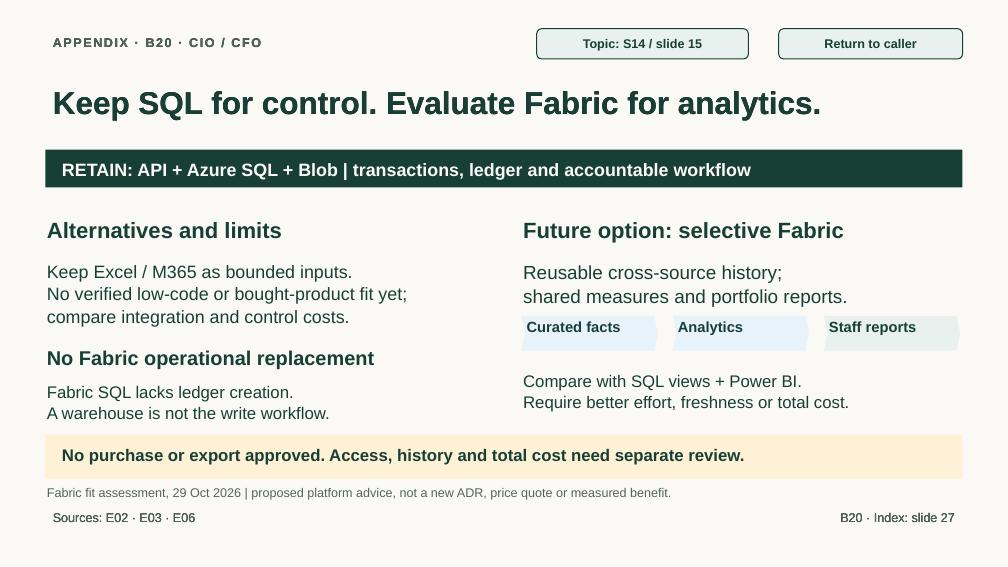
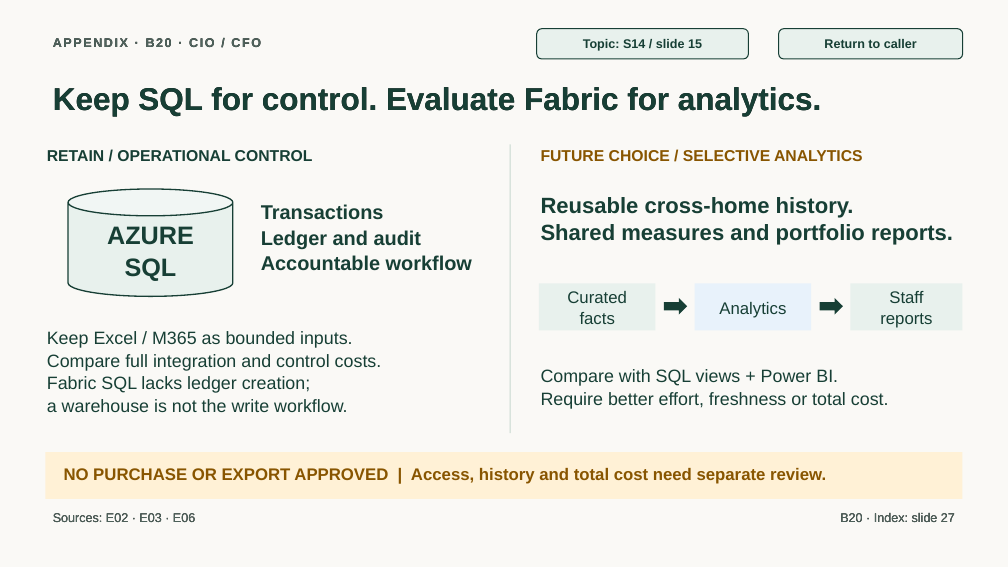
Before and after one commit to jmservera/ama, a slide deck: slide 47 of docs/capstone/deck/zava-forward-cowork-v2-draft.pptx. Drawn at 1008x567 pixels with LibreOffice and Linux fonts; fonts in the diff are those of the drawing. Boxes give left, top, right and bottom in pixels: in the first picture for what was removed or moved away, otherwise in the second. Text is boxed around its words. In the diff, an @@ line names an element or a change of style, - is before the commit and + after.

```diff
--- a/docs/capstone/deck/zava-forward-cowork-v2-draft.pptx
+++ b/docs/capstone/deck/zava-forward-cowork-v2-draft.pptx
@@ text "Keep SQL for control. Evaluate ..." moved from (x1=53, y1=91, x2=821, y2=120) to (x1=53, y1=87, x2=821, y2=116) @@
@@ rectangle added at (x1=510, y1=144, x2=510, y2=433), fill #C7D8CF @@
@@ rectangle removed at (x1=45, y1=150, x2=963, y2=188) @@
@@ text added at (x1=47, y1=150, x2=313, y2=161), 15 pt, text #173F35, bold @@
+RETAIN / OPERATIONAL CONTROL
@@ text at (x1=541, y1=150, x2=863, y2=161): text changed; size 21 to 15 pt; text colour #173F35 to #885500 @@
-Future option: selective Fabric
+FUTURE CHOICE / SELECTIVE ANALYTICS
@@ cylinder "AZURE" resized from (x1=62, y1=163, x2=751, y2=180) to (x1=68, y1=189, x2=233, y2=296) @@
@@ cylinder "AZURE" at (x1=68, y1=189, x2=233, y2=296): vertical alignment top to middle; fill none to #E8F1ED; outline none to #173F35 1.25 pt @@
@@ text at (x1=261, y1=204, x2=472, y2=271): text changed; size 21 to 19 pt @@
-Alternatives and limits
+Transactions
+Ledger and audit
+Accountable workflow
@@ text at (x1=541, y1=197, x2=953, y2=245): text changed; size 18 to 21 pt; bold on @@
-Reusable cross-source history;
-shared measures and portfolio reports.
+Reusable cross-home history.
+Shared measures and portfolio reports.
@@ text in cylinder at (x1=107, y1=226, x2=194, y2=281): text changed; size 17 to 24 pt; text colour #FAF9F6 to #173F35 @@
-RETAIN: API + Azure SQL + Blob | transactions, ledger and accountable workflow
+AZURE
+SQL
@@ rectangle "Curated" resized from (x1=522, y1=316, x2=658, y2=351) to (x1=539, y1=284, x2=656, y2=330) @@
@@ rectangle "Curated" at (x1=539, y1=284, x2=656, y2=330): vertical alignment top to middle; chevron to rectangle; fill #E8F2FB to #E8F1ED @@
@@ text in rectangle at (x1=567, y1=291, x2=627, y2=324): text changed; size 14 to 16 pt; bold off @@
-Curated facts
+Curated
+facts
@@ right arrow added at (x1=664, y1=298, x2=687, y2=315), fill #173F35 @@
@@ rectangle "Analytics" resized from (x1=673, y1=316, x2=809, y2=351) to (x1=695, y1=284, x2=811, y2=330) @@
@@ rectangle "Analytics" at (x1=695, y1=284, x2=811, y2=330): size 14 to 16 pt, bold off; alignment left to centre; vertical alignment top to middle; chevron to rectangle @@
@@ right arrow added at (x1=820, y1=298, x2=843, y2=315), fill #173F35 @@
@@ rectangle "Staff" resized from (x1=824, y1=316, x2=960, y2=351) to (x1=851, y1=284, x2=963, y2=330) @@
@@ rectangle "Staff" at (x1=851, y1=284, x2=963, y2=330): vertical alignment top to middle; chevron to rectangle @@
@@ text in rectangle at (x1=880, y1=291, x2=932, y2=328): text changed; size 14 to 16 pt; bold off @@
-Staff reports
+Staff
+reports
@@ text "Keep Excel / M365 as ..." moved from (x1=47, y1=265, x2=407, y2=327) to (x1=47, y1=331, x2=382, y2=412) @@
@@ text at (x1=47, y1=354, x2=382, y2=412): text changed @@
-No verified low-code or bought-product fit yet;
-compare integration and control costs.
+Compare full integration and control costs.
+Fabric SQL lacks ledger creation;
+a warehouse is not the write workflow.
@@ text removed at (x1=47, y1=350, x2=374, y2=369) @@
-No Fabric operational replacement
@@ text removed at (x1=47, y1=386, x2=330, y2=419) @@
-Fabric SQL lacks ledger creation.
-A warehouse is not the write workflow.
@@ text "Compare with SQL views + ..." moved from (x1=523, y1=375, x2=849, y2=412) to (x1=541, y1=369, x2=889, y2=409) @@
@@ text "Compare with SQL views + ..." at (x1=541, y1=369, x2=889, y2=409): size 16 to 17 pt @@
@@ rectangle moved from (x1=45, y1=435, x2=963, y2=479) to (x1=45, y1=452, x2=963, y2=499) @@
@@ text at (x1=64, y1=468, x2=826, y2=484): text changed; text colour #173F35 to #885500 @@
-No purchase or export approved. Access, history and total cost need separate review.
+NO PURCHASE OR EXPORT APPROVED | Access, history and total cost need separate review.
@@ text removed at (x1=47, y1=488, x2=671, y2=500) @@
-Fabric fit assessment, 29 Oct 2026 | proposed platform advice, not a new ADR, price quote or measured benefit.
```
Also in this commit, not shown: 12 other slides changed, 21 other files.
